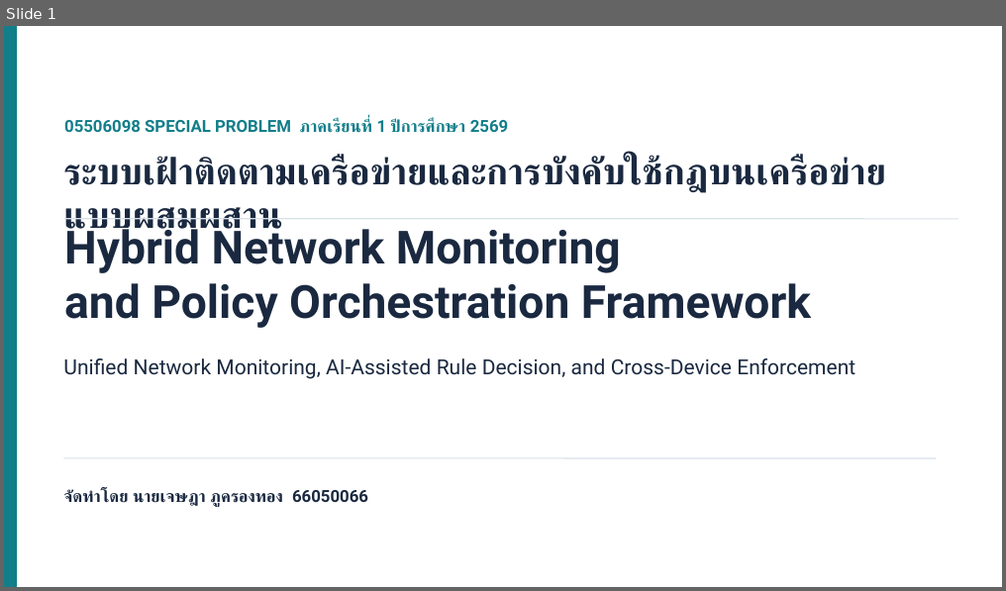
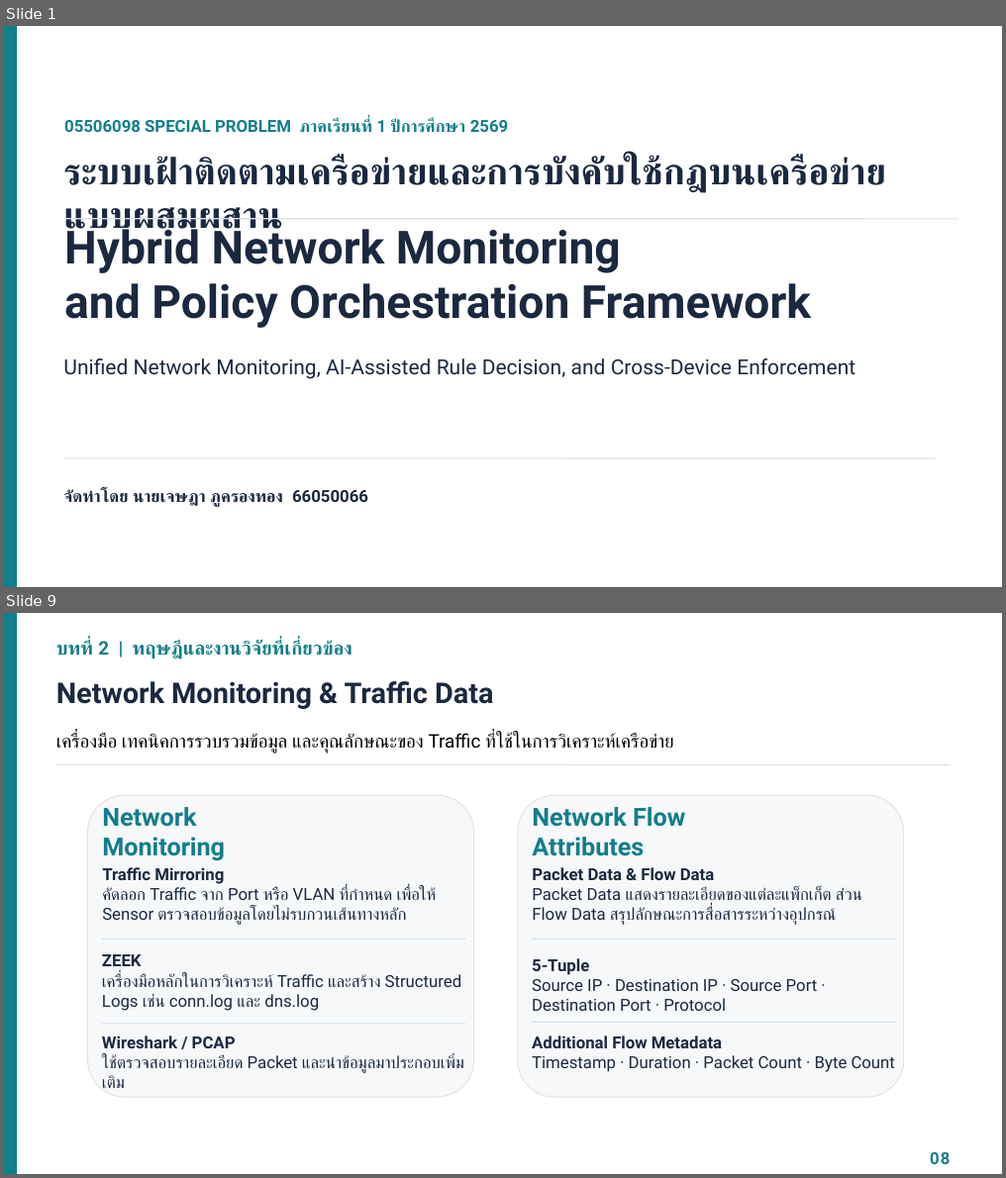
Before and after one commit to Jesadaphoukrongthong/Hybrid-Network-Monitoring-and-Policy-Orchestration-Framework, a slide deck: docs/paper/Hybrid_Framework_Presentation.pptx. Shown one above the other, each under a label of ours: slide 1 before the commit, slides 1 and 9 after it; the slides between them are not shown. The pictures are 1006x591 and 1006x1178 pixels, drawn with LibreOffice and Linux fonts; fonts in the diff are those of the drawing. Boxes give left, top, right and bottom in pixels: in the first picture for what was removed or moved away, otherwise in the second. Text is boxed around its words. In the diff, an @@ line names an element or a change of style, - is before the commit and + after.

```diff
--- a/docs/paper/Hybrid_Framework_Presentation.pptx
+++ b/docs/paper/Hybrid_Framework_Presentation.pptx
@@ slide 9 added at [4, 613, 1002, 1174], background #FFFFFF @@
@@ rectangle added at [4, 613, 16, 1174], fill #127E8A, outline #127E8A 1 pt @@
@@ text added at [56, 640, 352, 660], 18 pt, text #127E8A, bold @@
+บทที่ 2 | ทฤษฎีและงานวิจัยที่เกี่ยวข้อง
@@ text added at [56, 681, 493, 709], 27.5 pt, text #1A2940, bold @@
+Network Monitoring & Traffic Data
@@ text added at [56, 733, 674, 754], 18 pt, text #000000 @@
+เครื่องมือ เทคนิคการรวบรวมข้อมูล และคุณลักษณะของ Traffic ที่ใช้ในการวิเคราะห์เครือข่าย
@@ line added from (56, 765) to (950, 765), #D8E0E8 1 pt @@
@@ rounded rectangle added at [88, 796, 474, 1097], fill #F6F8FA, outline #D8E0E8 0.75 pt @@
@@ text added at [102, 807, 225, 861], 24 pt, text #127E8A, bold @@
+Network Monitoring
@@ rounded rectangle added at [518, 796, 904, 1097], fill #F6F8FA, outline #D8E0E8 0.75 pt @@
@@ text added at [532, 807, 685, 857], 24 pt, text #127E8A, bold @@
+Network Flow Attributes
@@ text added at [102, 867, 437, 925], 16 pt, text #1A2940 @@
+Traffic Mirroring
+คัดลอก Traffic จาก Port หรือ VLAN ที่กำหนด เพื่อให้ Sensor ตรวจสอบข้อมูลโดยไม่รบกวนเส้นทางหลัก
@@ text added at [532, 867, 862, 925], 16 pt, text #1A2940 @@
+Packet Data & Flow Data
+Packet Data แสดงรายละเอียดของแต่ละแพ็กเก็ต ส่วน Flow Data สรุปลักษณะการสื่อสารระหว่างอุปกรณ์
@@ text added at [102, 955, 462, 1011], 16 pt, text #1A2940 @@
+ZEEK
+เครื่องมือหลักในการวิเคราะห์ Traffic และสร้าง Structured Logs เช่น conn.log และ dns.log
@@ line added from (102, 940) to (466, 940), #D8E0E8 1 pt @@
@@ text added at [532, 959, 818, 1011], 16 pt, text #1A2940 @@
+5-Tuple
+Source IP · Destination IP · Source Port · Destination Port · Protocol
@@ line added from (532, 940) to (896, 940), #D8E0E8 1 pt @@
@@ line added from (102, 1024) to (466, 1024), #D8E0E8 1 pt @@
@@ line added from (532, 1023) to (896, 1023), #D8E0E8 1 pt @@
@@ text added at [102, 1036, 464, 1073], 16 pt, text #1A2940 @@
+Wireshark / PCAP
+ใช้ตรวจสอบรายละเอียด Packet และนำข้อมูลมาประกอบเพิ่มเติม
@@ text added at [532, 1036, 895, 1072], 16 pt, text #1A2940 @@
+Additional Flow Metadata
+Timestamp · Duration · Packet Count · Byte Count
@@ text added at [930, 1153, 949, 1164], 16 pt, text #127E8A, bold @@
+08
```
Also in this commit, not shown: 16 slides changed, 10 other slides added, 1 slide removed.
